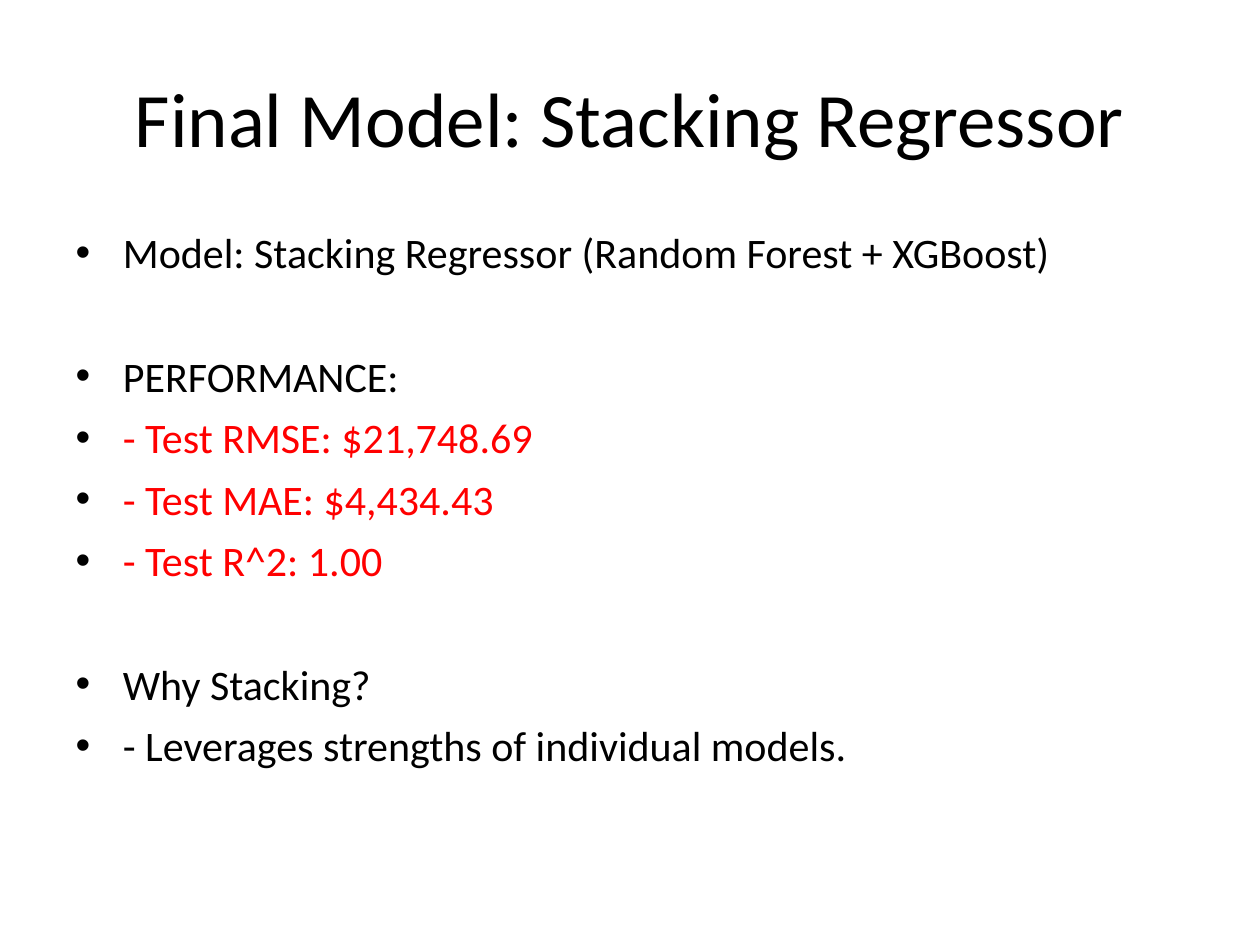
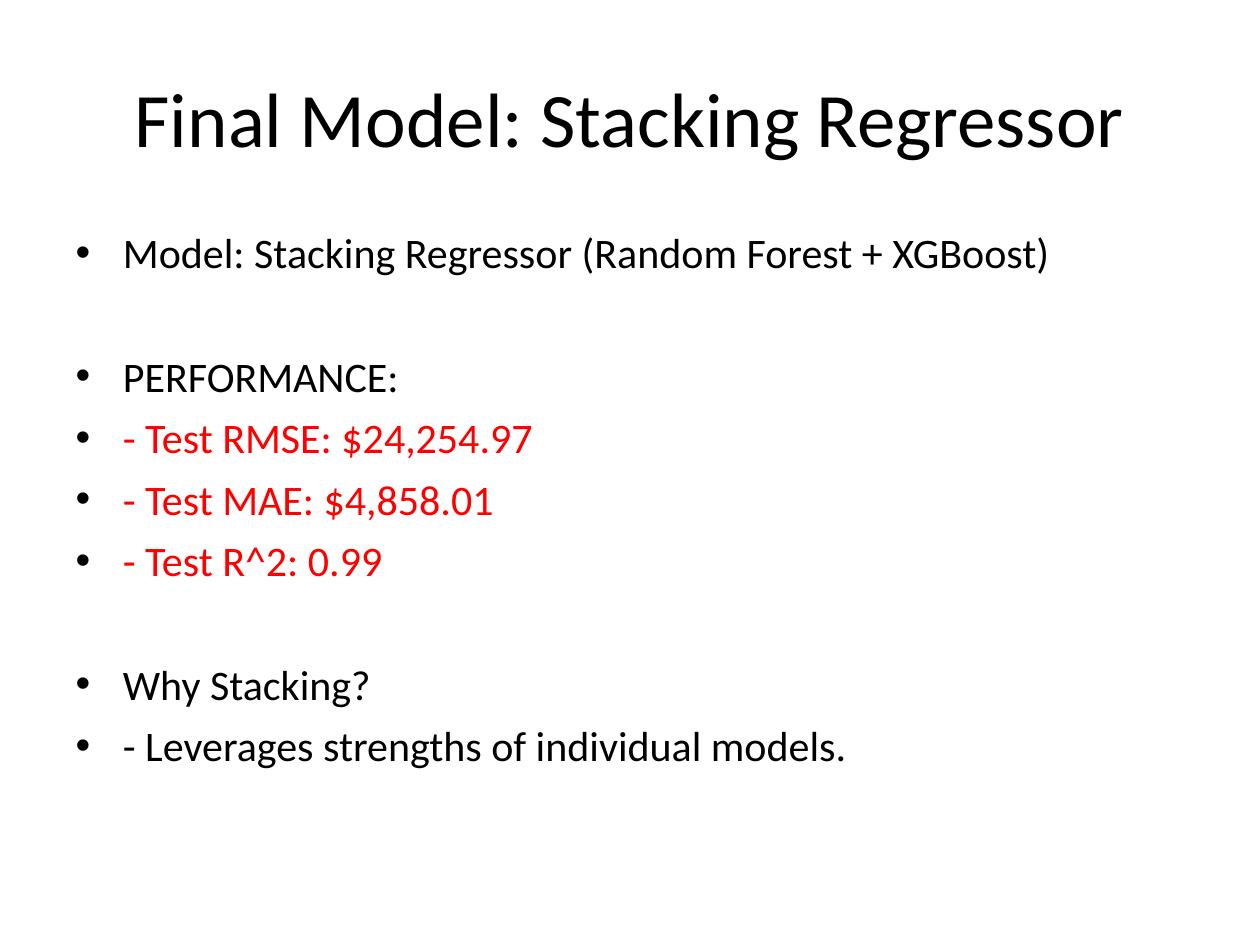
Before and after one commit to ClaensData95/LHL-Midterm-Project, a slide deck: slide 8 of Data-Science-Mdterm-Project.pptx. Drawn at 1260x945 pixels with LibreOffice and Linux fonts; fonts in the diff are those of the drawing. Boxes give left, top, right and bottom in pixels: in the first picture for what was removed or moved away, otherwise in the second. Text is boxed around its words. In the diff, an @@ line names an element or a change of style, - is before the commit and + after.

```diff
--- a/Data-Science-Mdterm-Project.pptx
+++ b/Data-Science-Mdterm-Project.pptx
@@ text at [145, 425, 532, 577]: text changed @@
-• - Test RMSE: $21,748.69
-• - Test MAE: $4,434.43
-• - Test R^2: 1.00
+• - Test RMSE: $24,254.97
+• - Test MAE: $4,858.01
+• - Test R^2: 0.99
```
Also in this commit, not shown: 4 other files.
